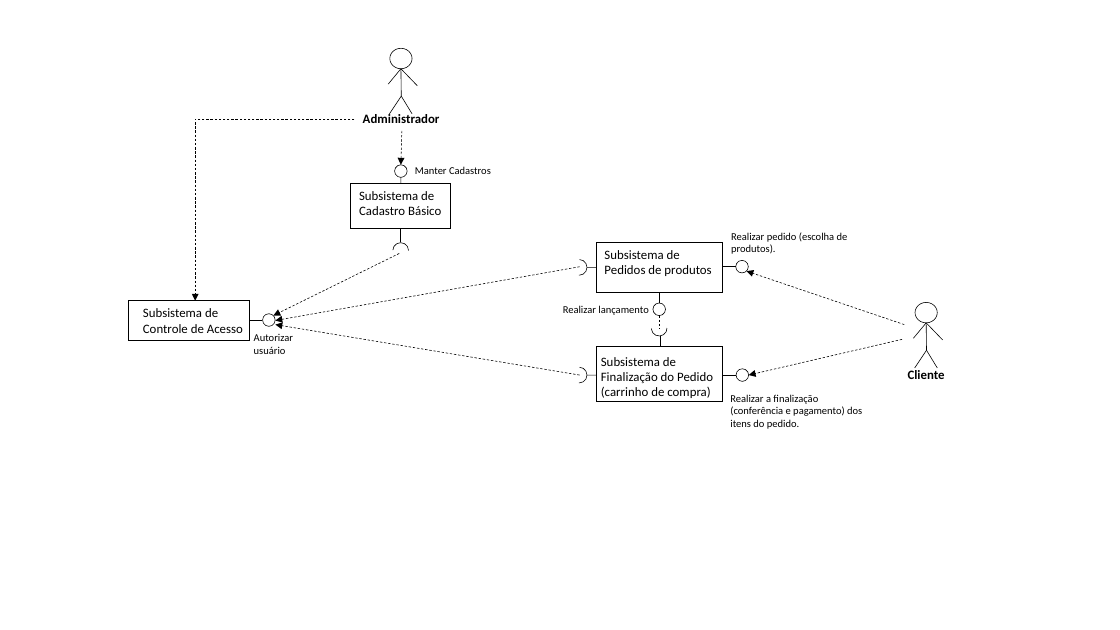
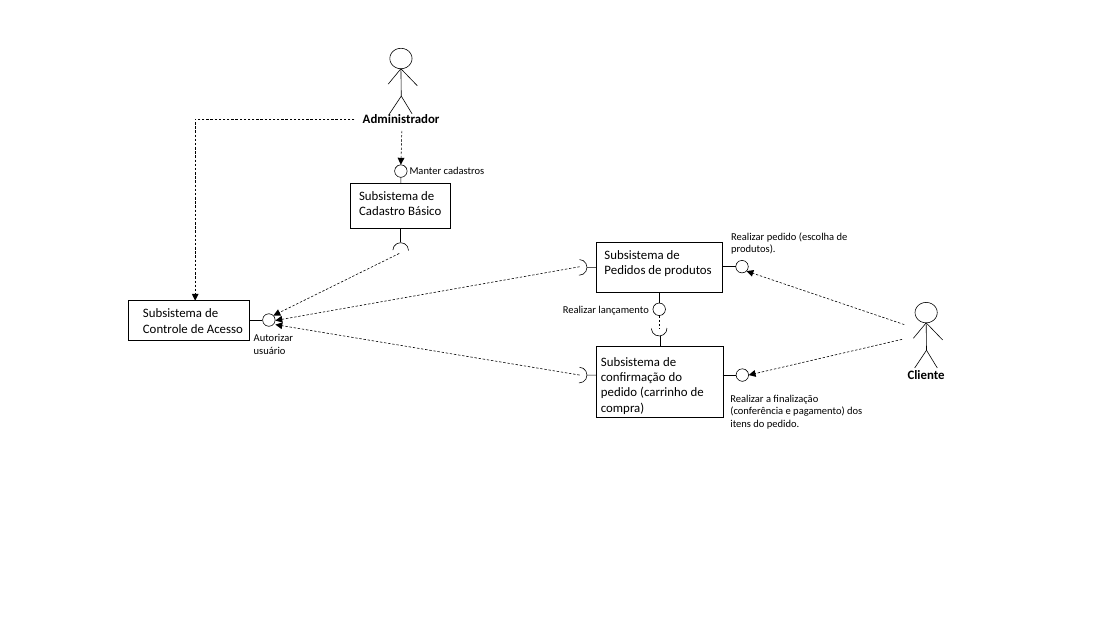
Before and after one commit to brendonimpacta/OPE_RequestSolved, a slide deck: slide 1 of 24. Arquitetura de Sistema.pptx. Drawn at 1120x630 pixels with LibreOffice and Linux fonts; fonts in the diff are those of the drawing. Boxes give left, top, right and bottom in pixels: in the first picture for what was removed or moved away, otherwise in the second. Text is boxed around its words. In the diff, an @@ line names an element or a change of style, - is before the commit and + after.

```diff
--- a/24. Arquitetura de Sistema.pptx
+++ b/24. Arquitetura de Sistema.pptx
@@ text at (410,166,485,174): text changed @@
-Manter Cadastros
+Manter cadastros
@@ rectangle: place and size @@
-rectangle at (597,347,723,402)
+rectangle at (597,347,724,418)
@@ text at (601,357,704,414): text changed @@
-Subsistema de Finalização do Pedido (carrinho de compra)
+Subsistema de confirmação do pedido (carrinho de compra)
```
Also in this commit, not shown: 2 other files.
